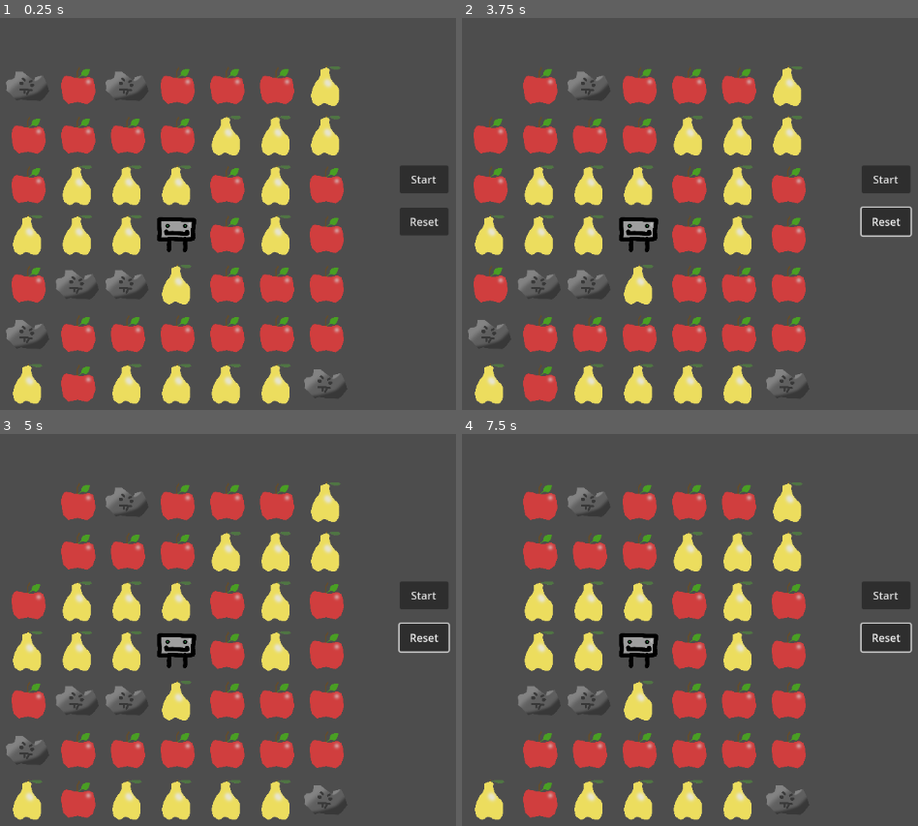
Above: before the commit, frames 1-4 (two rows, left to right).
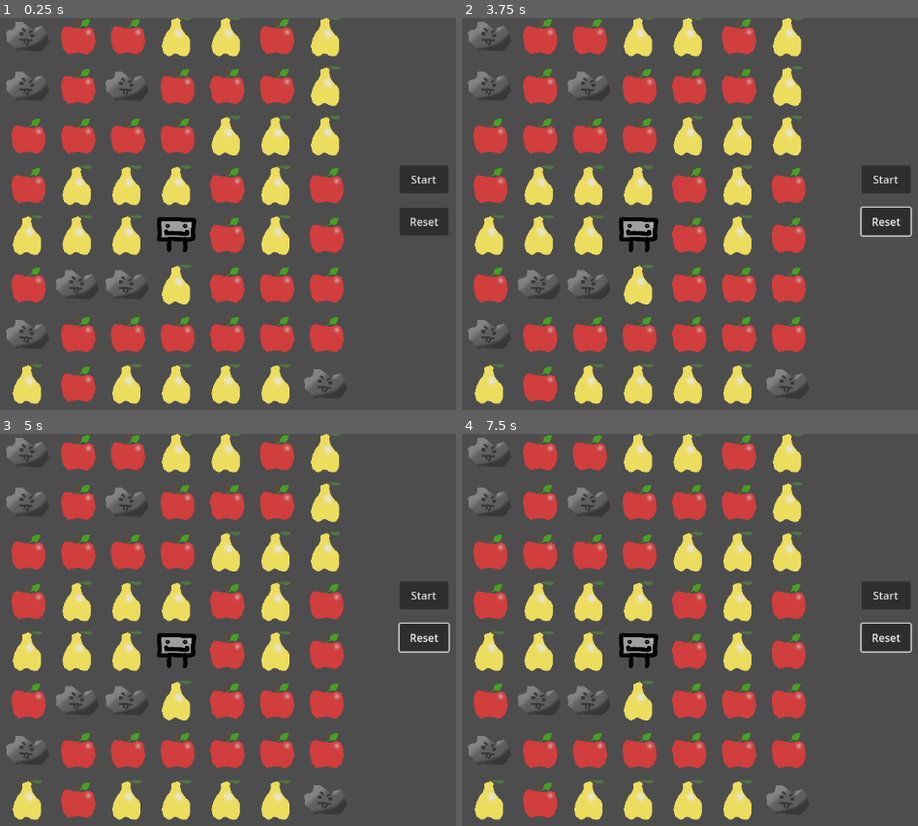
Above: after the commit, the same moments.

Repository: Maerorr/connect-game
Game: Godot game, scene res://Scenes/main.tscn
The game is run twice, just before and just after one commit, with the same random seed, the same clock (stepped at 60 frames per second) and the same inputs.
Inputs (mouse positions are in pixels of both pictures, inside the frame that each line leads up to):
- Up to frame 1 (0.25 s): no input
- Up to frame 2 (3.75 s): click "Start" at 0.5 s; click "Start" at 1.25 s; click "Start" at 2 s; click "Reset" at 2.75 s; move the mouse to (489, 84) at 3.52 s; press the mouse at (489, 84) at 3.53 s
- Up to frame 3 (5 s): move the mouse to (27, 551) at 4.27 s; release the mouse at (27, 551) at 4.28 s; click (27, 551) at 4.35 s
- Up to frame 4 (7.5 s): move the mouse to (489, 602) at 5.02 s; press the mouse at (489, 602) at 5.03 s; move the mouse to (489, 649) at 5.77 s; release the mouse at (489, 649) at 5.78 s; click (489, 649) at 5.85 s; move the mouse to (489, 700) at 6.52 s; press the mouse at (489, 700) at 6.53 s; move the mouse to (489, 751) at 7.27 s; release the mouse at (489, 751) at 7.28 s; click (489, 751) at 7.35 s

The runs differ from the first frame. In frame 1, 3.0% of the frame differs, in the area x 1-75%, y 0-10%; in frame 2, 3.1%; in frame 3, 3.6%; in frame 4, 5.2%, in the area x 1-75%, y 0-83%.

Commit message:
feat: double height map, proper cascades

Diff:
--- a/Scenes/main.tscn
+++ b/Scenes/main.tscn
@@ -69,5 +69,5 @@
 text = "Reset"
 
 [connection signal="map_loaded" from="grid_controller/map_loader" to="grid_controller" method="_on_map_loader_map_loaded"]
-[connection signal="pressed" from="Control/start_button" to="grid_controller" method="_on_move_button_pressed"]
-[connection signal="pressed" from="Control/reset_button" to="grid_controller" method="_on_reset_button_pressed"]
+[connection signal="pressed" from="Control/start_button" to="grid_controller/selection_controller" method="_on_move_button_pressed"]
+[connection signal="pressed" from="Control/reset_button" to="grid_controller/selection_controller" method="_on_reset_button_pressed"]
--- a/Scripts/character.gd
+++ b/Scripts/character.gd
@@ -3,6 +3,7 @@
 
 var current_tile: ClickableTile = null
 var next_tile: ClickableTile = null
+var previous_tile: ClickableTile = null
 @export var time_to_move_seconds: float = 0.25 # time in seconds to move to the next tile
 var move_tween: Tween = null
 var path: Array[ClickableTile] = []
@@ -11,36 +12,34 @@
 signal whole_move_completed()
 
 func move(_path: Array[ClickableTile]) -> void:
-    path = _path
-    move_coroutine()
+	path = _path
+	move_coroutine()
 
 func move_coroutine() -> void:
-    for tile in path:
-        print("Moving from ", current_tile.position_in_grid, " to tile at position: ", tile.position_in_grid)
-        travel_to_tile(tile)
-        await self.move_completed
-    on_whole_move_completed()
+	for tile in path:
+		travel_to_tile(tile)
+		await self.move_completed
+	on_whole_move_completed()
 
 func travel_to_tile(tile: ClickableTile) -> void:
-    if (Globals.distance_between(current_tile, tile) > 1):
-        print("Cannot travel to tile that is not adjacent.")
-        return
-    if (current_tile == tile):
-        print("Already on the tile.")
-        return
-    if (move_tween != null):
-        move_tween.stop()
-    next_tile = tile
-    move_tween = get_tree().create_tween()
-    move_tween.tween_property(self, "position", tile.position, time_to_move_seconds)
-    move_tween.tween_callback(_on_move_completed)
+	if (Globals.distance_between_chebyshev(current_tile, tile) > 1):
+		return
+	if (current_tile == tile):
+		return
+	if (move_tween != null):
+		move_tween.stop()
+	next_tile = tile
+	move_tween = get_tree().create_tween()
+	move_tween.tween_property(self, "position", tile.position, time_to_move_seconds)
+	move_tween.tween_callback(_on_move_completed)
 
 func _on_move_completed() -> void:
-    current_tile = next_tile
-    move_completed.emit(next_tile)
+	previous_tile = current_tile
+	current_tile = next_tile
+	move_completed.emit(next_tile)
 
 func on_whole_move_completed() -> void:
-    whole_move_completed.emit()
-    path.clear()
-    next_tile = null
-    move_tween = null
+	whole_move_completed.emit()
+	path.clear()
+	next_tile = null
+	move_tween = null
--- a/Scripts/clickable_tile.gd
+++ b/Scripts/clickable_tile.gd
@@ -35,7 +35,6 @@
 
 func _on_item_area_input_event(_viewport: Viewport, event: InputEvent, _shape_idx: int):
 	if event.is_action_pressed("left_click"):
-		print("Tile clicked at position: ", position_in_grid)
 		tile_clicked.emit(self)
 		return
 	# TODO : right click handle?
--- a/Scripts/globals/globals.gd
+++ b/Scripts/globals/globals.gd
@@ -25,7 +25,24 @@
 	return max(abs(tile_a.position_in_grid.x - tile_b.position_in_grid.x), abs(tile_a.position_in_grid.y - tile_b.position_in_grid.y))
 
 func grid_position_world(x: int, y: int) -> Vector2:
+	var full_offset := offset - Vector2(tile_size / 2.0, tile_size / 2.0)
+	full_offset.y += map_size.y * (tile_size + tile_spacing)
 	return Vector2(
 		x * (tile_size + tile_spacing),
 		y * (tile_size + tile_spacing)
-	) - offset + Vector2(tile_size / 2.0, tile_size / 2.0)
+	) - full_offset
+
+func debug_tile_type_to_string(tile_type: TILE_TYPE) -> String:
+	match tile_type:
+		TILE_TYPE.APPLE:
+			return "Ap"
+		TILE_TYPE.PEAR:
+			return "Pe"
+		TILE_TYPE.OBSTACLE:
+			return "Obs"
+		TILE_TYPE.CHARACTER:
+			return "Ch"
+		TILE_TYPE.EMPTY:
+			return "Em"
+		_:
+			return "--"
--- a/Scripts/grid_controller.gd
+++ b/Scripts/grid_controller.gd
@@ -22,8 +22,6 @@
 
 
 func _ready():
-	#character.move_completed.connect(_on_character_move_completed)
-	#character.whole_move_completed.connect(_on_character_whole_move_completed)
 	# position itself in the center of the screen
 	global_position = get_viewport_rect().size / 2.0
 	Globals.character = character
--- a/Scripts/map_objects_manager.gd
+++ b/Scripts/map_objects_manager.gd
@@ -6,8 +6,20 @@
 var map_size: Vector2i = Vector2i.ZERO
 var map_data: Array[Globals.TILE_TYPE] = []
 
+var selection_controller: SelectionController = null
+
+var cooldown: float = 1.0
+var cooldown_timer: float = 0.0
+
 func _ready() -> void:
-	print("map object manager Ready()")
+	selection_controller = get_parent().get_node("selection_controller")
+	call_deferred("setup_connections")
+
+
+func setup_connections():
+	Globals.character.whole_move_completed.connect(on_character_whole_move_completed)
+	Globals.character.move_completed.connect(on_character_move_completed)
+
 
 func setup_map(loaded_map_data: Array[Globals.TILE_TYPE]):
 	map_size = Globals.map_size
@@ -17,7 +29,7 @@
 	for x in map_size.x:
 		var tile_col := TileObjectArray.new()
 		tile_col.arr = []
-		tile_col.arr.resize(map_size.y)
+		tile_col.arr.resize(map_size.y * 2) # double the size for falling tiles not displayed initially
 		objects[x] = tile_col
 
 	var spacing_offset: Vector2 = Vector2.ZERO
@@ -25,9 +37,31 @@
 
 	Globals.offset = (Globals.map_size * Globals.tile_size) / 2.0 + spacing_offset
 
+	# setup the initial, invisible tiles
 	for x in range(map_size.x):
 		for y in range(map_size.y):
-			add_and_setup_object(Vector2i(x, y), map_data[y + x * map_size.y])
+			var tile_type: Globals.TILE_TYPE;
+			var apple_chance := 0.45
+			var pear_chance := 0.45
+			var obstacle_chance := 0.1
+			var rand_val := randf()
+			if rand_val < apple_chance:
+				tile_type = Globals.TILE_TYPE.APPLE
+			elif rand_val < apple_chance + pear_chance:
+				tile_type = Globals.TILE_TYPE.PEAR
+			elif rand_val < apple_chance + pear_chance + obstacle_chance:
+				tile_type = Globals.TILE_TYPE.OBSTACLE
+			else:
+				tile_type = Globals.TILE_TYPE.EMPTY
+
+			add_and_setup_object(Vector2i(x, y), tile_type)
+
+	# setup the actual map
+	for x in range(map_size.x):
+		for y in range(map_size.y):
+			var map_y_idx = y + map_size.y
+			add_and_setup_object(Vector2i(x, map_y_idx), map_data[y + x * map_size.y])
+
 
 func add_and_setup_object(position_in_grid: Vector2i, tile_type: Globals.TILE_TYPE):
 	var object_instance: ClickableTile = object_prefab.instantiate()
@@ -36,11 +70,11 @@
 	object_instance.position = Globals.grid_position_world(position_in_grid.x, position_in_grid.y)
 	object_instance.set_size(Globals.tile_size)
 	object_instance.set_position_in_grid(position_in_grid)
-	var map_idx = position_in_grid.y + position_in_grid.x * map_size.y
-	object_instance.tile_type = map_data[map_idx] as Globals.TILE_TYPE
+	object_instance.tile_type = tile_type
 	# connect signals
-	object_instance.tile_clicked.connect(tile_clicked)
-	# object_instance.tile_hovered.connect(on_tile_hovered)
+
+	object_instance.tile_clicked.connect(selection_controller.on_tile_clicked)
+	object_instance.tile_hovered.connect(selection_controller.on_tile_hovered)
 
 	if object_instance.tile_type == Globals.TILE_TYPE.CHARACTER:
 		Globals.character.current_tile = object_instance
@@ -49,45 +83,75 @@
 func get_tile_at(x: int, y: int) -> ClickableTile:
 	return objects[x].arr[y]
 
-func tile_clicked(tile: ClickableTile):
-	# remove the tile
-	var x := tile.position_in_grid.x
-	var y := tile.position_in_grid.y
-	objects[x].arr[y].tile_type = Globals.TILE_TYPE.EMPTY
+
+func on_character_whole_move_completed() -> void:
+	var pos_in_grid = Globals.character.current_tile.position_in_grid
+	var prev_pos_in_grid = Globals.character.previous_tile.position_in_grid
+	get_tile_at(prev_pos_in_grid.x, prev_pos_in_grid.y).tile_type = Globals.TILE_TYPE.EMPTY
+	get_tile_at(pos_in_grid.x, pos_in_grid.y).tile_type = Globals.TILE_TYPE.CHARACTER
 	apply_gravity()
 
-func apply_gravity():
-	for x in range(objects.size()):
-		await _cascade_column_once(x)
 
-func _cascade_column_once(x: int) -> void:
-	print("running cascade for X: ", x)
-	var column := objects[x].arr
-	var empty_spots_below := 0
-
-	for y in range(column.size() - 1, -1, -1): # Bottom to top
-		var tile := column[y]
-
-		if tile.tile_type == Globals.TILE_TYPE.EMPTY:
-			empty_spots_below += 1
-		elif empty_spots_below > 0:
-			print("moving tile on (", x, ", ", y, ")", " to y = ", y + empty_spots_below)
-			await _move_tile(x, y, y + empty_spots_below)
-			break
+func on_character_move_completed(current_tile: ClickableTile) -> void:
+	var pos_in_grid = current_tile.position_in_grid
+	var prev_pos_in_grid = Globals.character.previous_tile.position_in_grid
+	get_tile_at(pos_in_grid.x, pos_in_grid.y).tile_type = Globals.TILE_TYPE.CHARACTER
+	get_tile_at(prev_pos_in_grid.x, prev_pos_in_grid.y).tile_type = Globals.TILE_TYPE.EMPTY
 
 
-func _move_tile(x: int, from_y: int, to_y: int) -> void:
+func apply_gravity():
+	var tweens := []
+	for x in range(objects.size()):
+		var column := objects[x].arr
+		var empty_spots_below := 0
+		for y in range(column.size() - 1, -1, -1): # Bottom to top
+			var tile := column[y]
+
+			if tile.tile_type == Globals.TILE_TYPE.EMPTY:
+				empty_spots_below += 1
+				if column[y - 1].tile_type == Globals.TILE_TYPE.CHARACTER:
+					empty_spots_below += 1
+			elif empty_spots_below > 0 and tile.tile_type != Globals.TILE_TYPE.CHARACTER:
+				var t = _move_tile(x, y, y + empty_spots_below)
+				print("created a tween")
+				if t != null:
+					print("tween was VALID")
+					tweens.append(t)
+				break
+
+	if tweens.size() > 0:
+		#print("awaiting ", tweens.size(), " tweens to finish")
+		var finished = []
+		for t in tweens:
+			finished.append(t.finished)
+
+		var i := 0
+		for f in finished:
+			if tweens[i].is_valid():
+				print("Awaiting tween ", i, " of ", tweens.size())
+				await f
+			i += 1
+		apply_gravity()
+
+
+func _move_tile(x: int, from_y: int, to_y: int) -> Tween:
 	var column := objects[x].arr
 
 	var tile := column[from_y]
 	var destination_tile := column[to_y]
+	# Ensure the destination tile is empty
+	if destination_tile.tile_type != Globals.TILE_TYPE.EMPTY:
+		return null
+	if tile.tile_type == Globals.TILE_TYPE.EMPTY or tile.tile_type == Globals.TILE_TYPE.CHARACTER:
+		return null
 
 	# Animate movement
 	var start_pos = tile.global_position
 	var end_pos := destination_tile.global_position
 	var tween := get_tree().create_tween()
 	var time = abs(from_y - to_y) * Globals.falling_speed
-	print("moving tile to pos: ", end_pos)
+	print("tween time: ", time)
+	tween.set_trans(tween.TRANS_CUBIC)
 	tween.tween_property(tile, "global_position", end_pos, time)
 
 	# Swap ClickableTiles in array
@@ -98,9 +162,13 @@
 	destination_tile.set_position_in_grid(Vector2i(x, from_y))
 	destination_tile.global_position = start_pos
 
-	await tween.finished
+	return tween
 
-	_cascade_column_once(x)
-
-	# Make the moved-from tile empty
-	#destination_tile.tile_type = Globals.TILE_TYPE.EMPTY
+func _draw() -> void:
+	# debug draw a grid of letters depicting the tile types
+	for x in range(map_size.x):
+		for y in range(map_size.y * 2):
+			var tile := objects[x].arr[y]
+			var pos := tile.global_position / 2.0 + Vector2(100, -100)
+			var text := Globals.debug_tile_type_to_string(tile.tile_type)
+			draw_string(ThemeDB.fallback_font, pos, text, HORIZONTAL_ALIGNMENT_CENTER)
--- a/Scripts/selection_controller.gd
+++ b/Scripts/selection_controller.gd
@@ -6,30 +6,65 @@
 var selecting: bool = false
 var currently_selecting_type: Globals.TILE_TYPE = Globals.TILE_TYPE.EMPTY
 
+func _ready() -> void:
+	call_deferred("set_connections")
+
+func _process(_delta: float) -> void:
+	if selecting:
+		if Input.is_action_just_released("left_click"):
+			print("Selection ended, total selected tiles: ", selected_tiles.size())
+			selecting = false
+
+
+func set_connections():
+	#Globals.character.move_completed.connect(_on_character_move_completed)
+	Globals.character.whole_move_completed.connect(_on_character_whole_move_completed)
+
+
 func on_tile_clicked(tile: ClickableTile):
-	var xy_idx: Vector2i = tile.position_in_grid
-	print("tile clicked called from SelectionController")
-	if tile.tile_type == Globals.TILE_TYPE.OBSTACLE or tile.tile_type == Globals.TILE_TYPE.EMPTY or tile.tile_type == Globals.TILE_TYPE.CHARACTER:
+	if can_start_selection(tile) == false:
 		return
-	if selected_tiles.has(tile) == false:
-		selected_tiles.append(tile)
-		currently_selecting_type = tile.tile_type
-		line_renderer.add_point(tile.position)
+	currently_selecting_type = tile.tile_type
+	selected_tiles.append(tile)
+	line_renderer.add_point(tile.position)
 	selecting = true
 
 
 func on_tile_hovered(tile: ClickableTile):
-	pass
+	if selecting:
+		next_tile_selection_logic(tile)
+		return
+
 
 func can_start_selection(tile: ClickableTile):
-	pass
+	if selecting:
+		return false
+	if tile.tile_type == Globals.TILE_TYPE.OBSTACLE or tile.tile_type == Globals.TILE_TYPE.EMPTY or tile.tile_type == Globals.TILE_TYPE.CHARACTER:
+		return false
+	if selected_tiles.size() > 0:
+		return false
+	if Globals.distance_between_chebyshev(Globals.character.current_tile, tile) > 1:
+		return false
+	return true
+
 
 func next_tile_selection_logic(next_tile: ClickableTile):
-	pass
+	var prev_tile: ClickableTile = selected_tiles[-1]
 
+	if Globals.distance_between_chebyshev(prev_tile, next_tile) > 1:
+		return
 
-func _on_character_move_completed(current_tile: ClickableTile) -> void:
-	current_tile.tile_type = Globals.TILE_TYPE.EMPTY
+	if next_tile.tile_type == Globals.TILE_TYPE.OBSTACLE or next_tile.tile_type == Globals.TILE_TYPE.EMPTY:
+		return
+
+	if selected_tiles.has(next_tile):
+		return
+
+	if currently_selecting_type != next_tile.tile_type: # TODO : modify this logic later to allow for special tiles like changing possible selection type
+		return
+
+	selected_tiles.append(next_tile)
+	line_renderer.add_point(next_tile.position)
 
 
 func _on_character_whole_move_completed() -> void:
--- a/project.godot
+++ b/project.godot
@@ -26,3 +26,8 @@
 "events": [Object(InputEventMouseButton,"resource_local_to_scene":false,"resource_name":"","device":-1,"window_id":0,"a …(253 unchanged characters)…
 ]
 }
+test_button={
+"deadzone": 0.2,
+"events": [Object(InputEventKey,"resource_local_to_scene":false,"resource_name":"","device":-1,"window_id":0,"alt_pressed":false,"shift_pressed":false,"ctrl_pressed":false,"meta_pressed":false,"pressed":false,"keycode":0,"physical_keycode":76,"key_label":0,"unicode":76,"location":0,"echo":false,"script":null)
+]
+}
